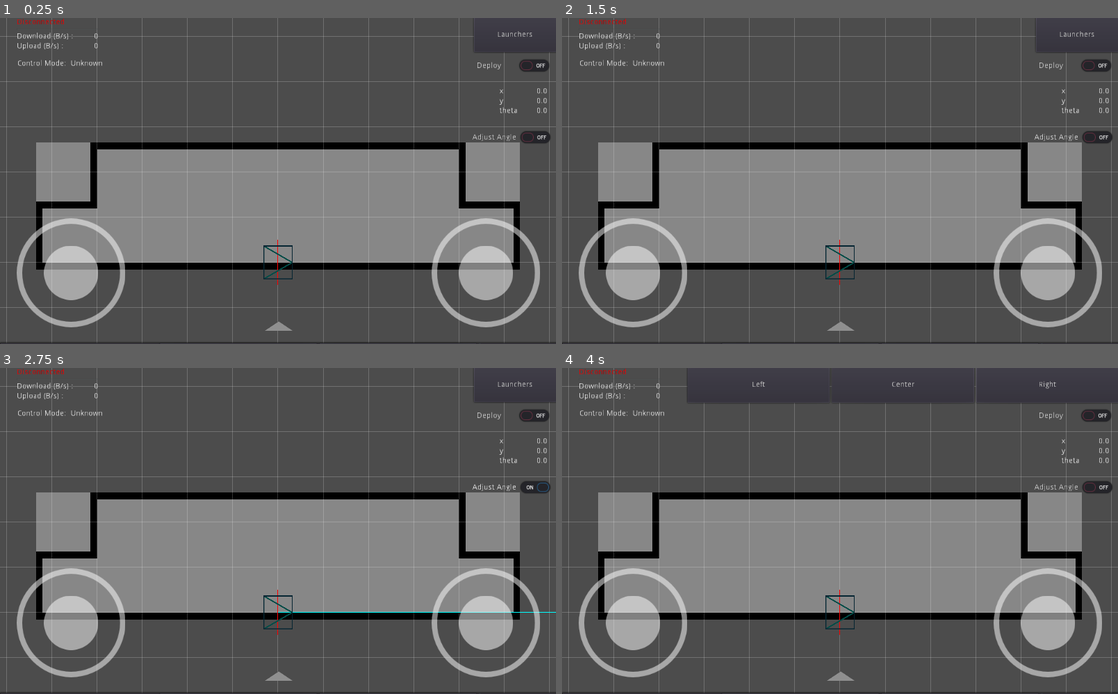
Above: before the commit, frames 1-4 (two rows, left to right).
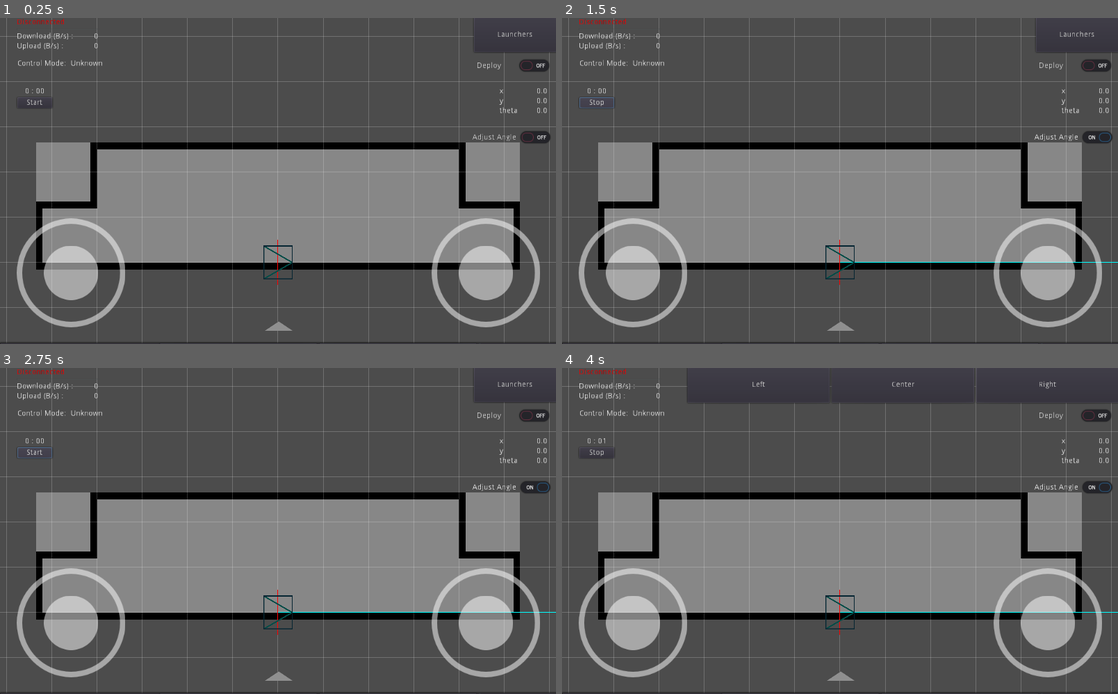
Above: after the commit, the same moments.

Repository: omuct-robotclub/nhk-2022-team-a-controller
Game: Godot game, scene res://scenes/main.tscn
Same seed, same stepped clock (60 frames per second), same inputs: the game is played once before the commit and once after it.
Inputs:
- Up to frame 1 (0.25 s): no input
- Up to frame 2 (1.5 s): click "Adjust Angle" at 0.5 s; click "Adjust Angle" (after the commit: "Start") at 1.25 s
- Up to frame 3 (2.75 s): click "Adjust Angle" (after the commit: "Stop") at 2 s
- Up to frame 4 (4 s): click "Adjust Angle" (after the commit: "Start") at 2.75 s; click "Launchers" at 3.5 s

The runs differ from the first frame. In frame 1, less than 0.1% of the frame differs, in the area x 3-10%, y 21-28%; in frame 2, 0.2%, in the area x 3-100%, y 21-76%; in frame 3, less than 0.1%; in frame 4, 0.2%.

Commit message:
add timer

Diff:
--- /dev/null
+++ b/scenes/simple_timer.tscn
@@ -0,0 +1,23 @@
+[gd_scene load_steps=2 format=2]
+
+[ext_resource path="res://scripts/simple_timer.gd" type="Script" id=1]
+
+[node name="Timer" type="VBoxContainer"]
+anchor_right = 1.0
+anchor_bottom = 1.0
+script = ExtResource( 1 )
+
+[node name="Label" type="Label" parent="."]
+unique_name_in_owner = true
+margin_right = 1024.0
+margin_bottom = 14.0
+text = "0 : 00"
+align = 1
+valign = 1
+
+[node name="Button" type="Button" parent="."]
+unique_name_in_owner = true
+margin_top = 18.0
+margin_right = 1024.0
+margin_bottom = 38.0
+text = "Start"
--- a/scenes/ui.tscn
+++ b/scenes/ui.tscn
@@ -8,6 +8,7 @@
 [ext_resource path="res://scripts/ui/deploy_button.gd" type="Script" id=6]
 [ext_resource path="res://scripts/ui/control_mode_indicator.gd" type="Script" id=7]
 [ext_resource path="res://scripts/ui/position_indicator.gd" type="Script" id=8]
+[ext_resource path="res://scenes/simple_timer.tscn" type="PackedScene" id=9]
 
 [sub_resource type="InputEventAction" id=1]
 action = "toggle_deploy"
@@ -209,3 +210,9 @@
 [node name="ControlPanel" parent="." instance=ExtResource( 3 )]
 margin_top = 600.0
 margin_bottom = 600.0
+
+[node name="Timer" parent="." instance=ExtResource( 9 )]
+margin_left = 31.0
+margin_top = 129.0
+margin_right = -929.0
+margin_bottom = -431.0
--- /dev/null
+++ b/scripts/simple_timer.gd
@@ -0,0 +1,30 @@
+extends VBoxContainer
+
+export var default_time := 150
+var _start = false
+var _elapsed := 0.0
+onready var _label := $"%Label"
+onready var _button := $"%Button"
+
+func _ready() -> void:
+    var err := _button.connect("pressed", self, "_on_button_pressed")
+    assert(err == OK)
+
+func _on_button_pressed() -> void:
+    if _start:
+        _elapsed = 0.0
+        _start = false
+        _button.text = "Start"
+    else:
+        _start = true
+        _button.text = "Stop"
+
+func _process(delta: float) -> void:
+    if _start:
+        _elapsed += delta
+        _label.text = _to_min_sec(_elapsed)
+
+func _to_min_sec(t: float) -> String:
+    var sec := int(floor(fmod(t, 60.0)))
+    var mins := int(floor(t / 60))
+    return "%d : %02d" % [mins, sec]
Not shown: 1 places in scenes/ui.tscn that only renumber resources
